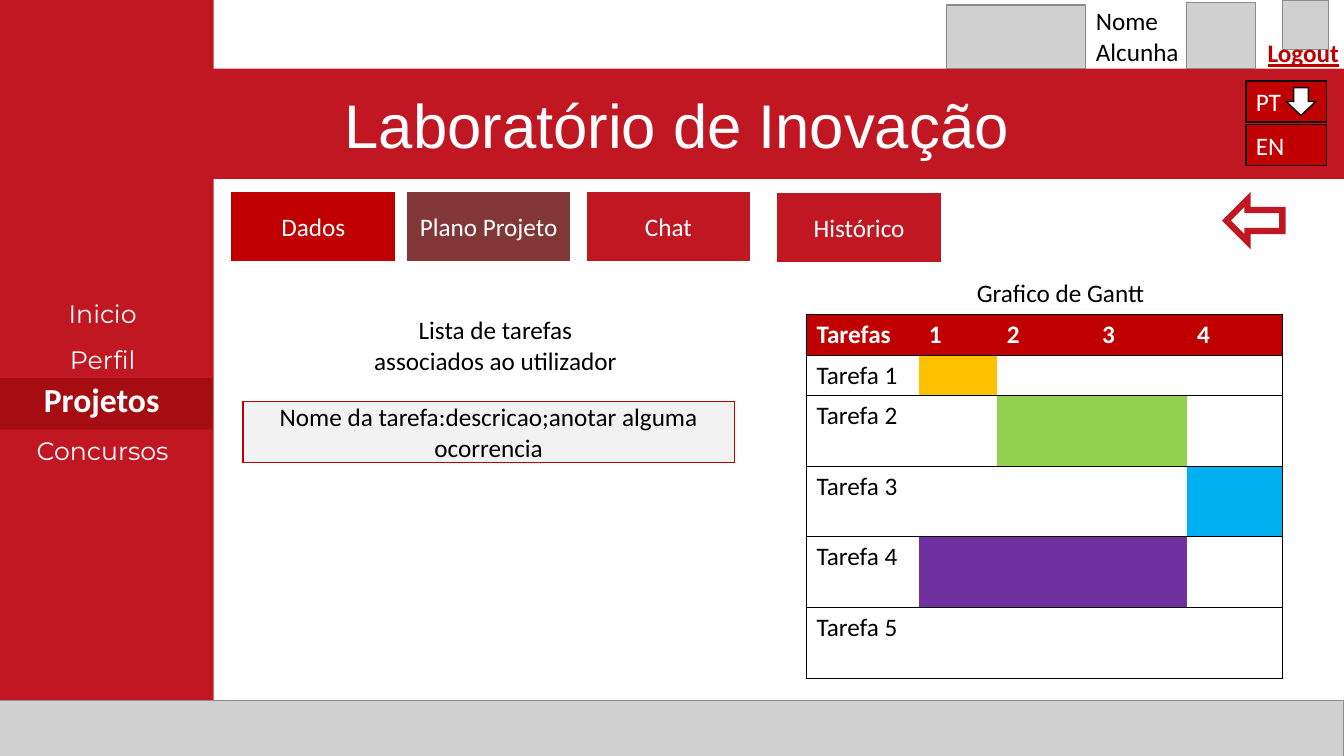
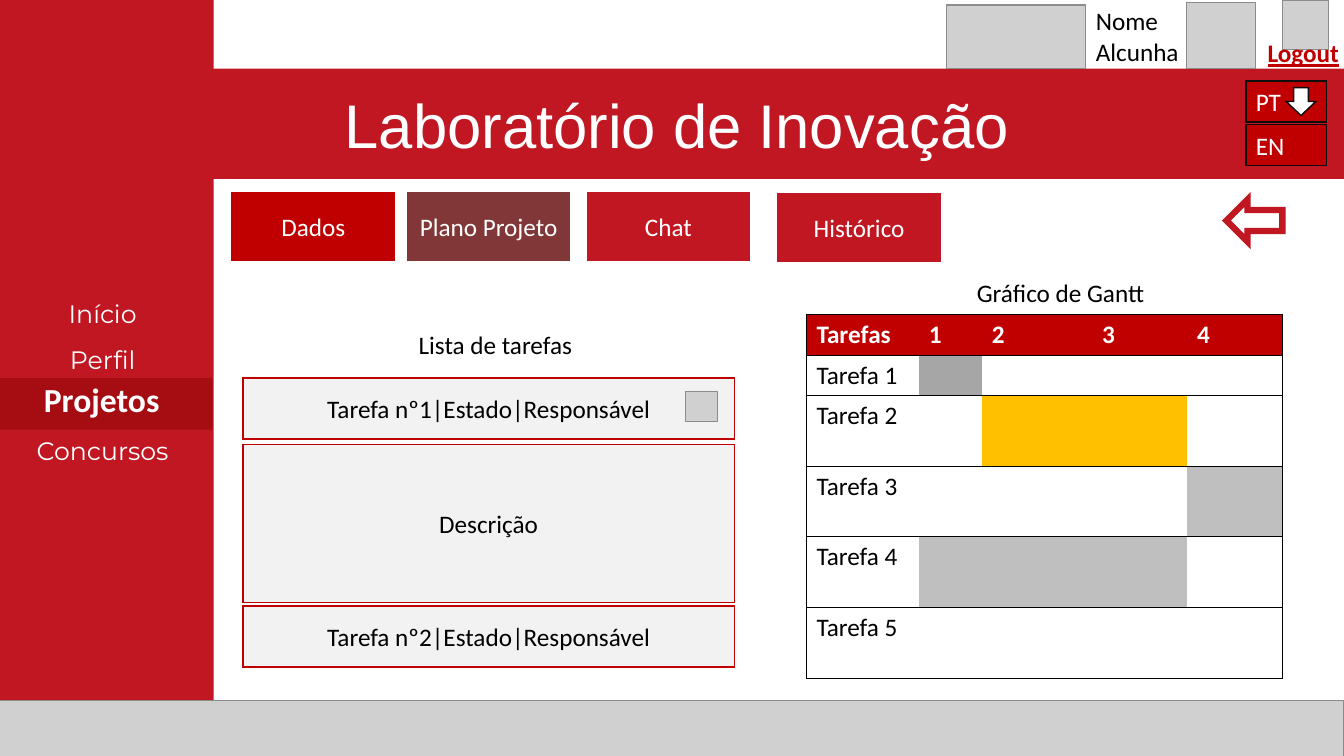
Before and after one commit to Reaf25pt/CriticalProject, a slide deck: slide 18 of frontend/Projetofinal.pptx. Drawn at 1344x756 pixels with LibreOffice and Linux fonts; fonts in the diff are those of the drawing; grey boxes stand for pictures. Boxes give left, top, right and bottom in pixels: in the first picture for what was removed or moved away, otherwise in the second. Text is boxed around its words. In the diff, an @@ line names an element or a change of style, - is before the commit and + after.

```diff
--- a/frontend/Projetofinal.pptx
+++ b/frontend/Projetofinal.pptx
@@ text at (x1=977, y1=284, x2=1144, y2=302): text changed @@
-Grafico de Gantt
+Gráfico de Gantt
@@ text in rectangle at (x1=69, y1=304, x2=137, y2=323): text changed @@
-Inicio
+Início
@@ table at (x1=807, y1=315, x2=1281, y2=678) @@
@@ fill #FFC000 to #A6A6A6 in row 2, column 2 @@
@@ fill #92D050 to #FFC000 in 2 cells @@
@@ fill #00B0F0 to #BFBFBF in row 4, column 5 @@
@@ fill #7030A0 to #BFBFBF in 3 cells @@
@@ text at (x1=419, y1=336, x2=572, y2=355): text changed @@
-Lista de tarefas associados ao utilizador
+Lista de tarefas
@@ rectangle "Tarefa nº1|Estado|Responsável" moved from (x1=243, y1=401, x2=734, y2=463) to (x1=243, y1=378, x2=734, y2=440) @@
@@ text in rectangle at (x1=327, y1=399, x2=650, y2=422): text changed @@
-Nome da tarefa:descricao;anotar alguma ocorrencia
+Tarefa nº1|Estado|Responsável
@@ picture added at (x1=686, y1=391, x2=718, y2=421) @@
@@ rectangle added at (x1=243, y1=445, x2=734, y2=603), fill #F2F2F2, outline #C00000 1 pt, 18 pt, text #000000 @@
+Descrição
@@ rectangle added at (x1=243, y1=606, x2=734, y2=667), fill #F2F2F2, outline #C00000 1 pt, 18 pt, text #000000 @@
+Tarefa nº2|Estado|Responsável
```
Also in this commit, not shown: 20 other slides changed.
